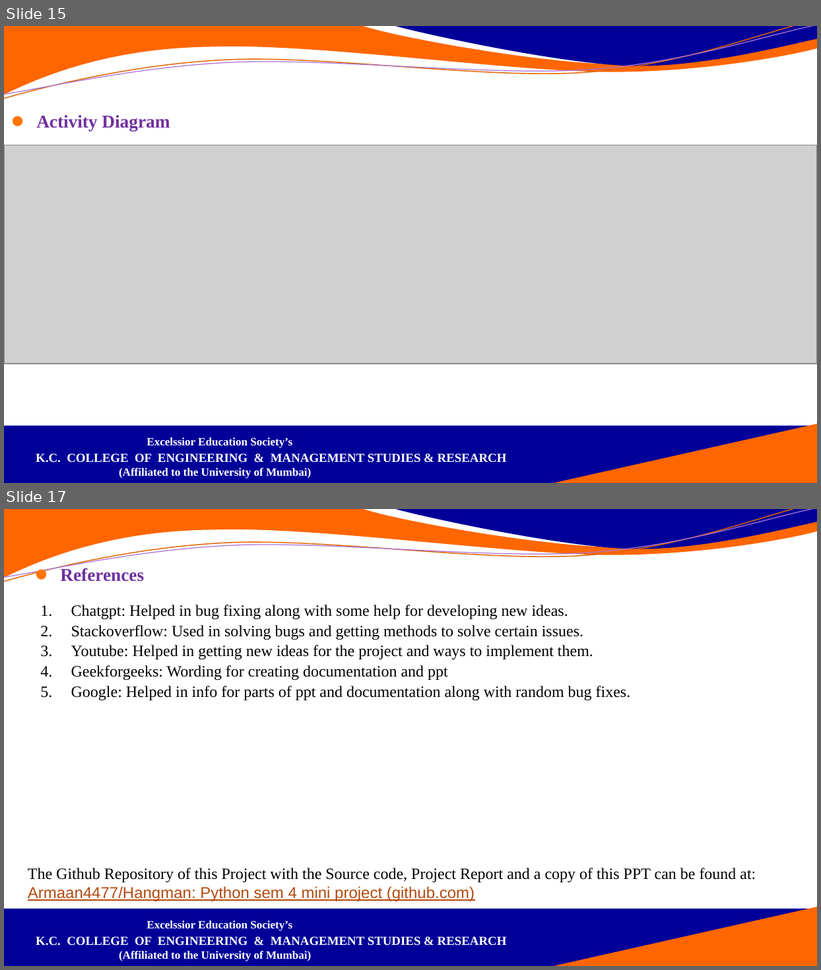
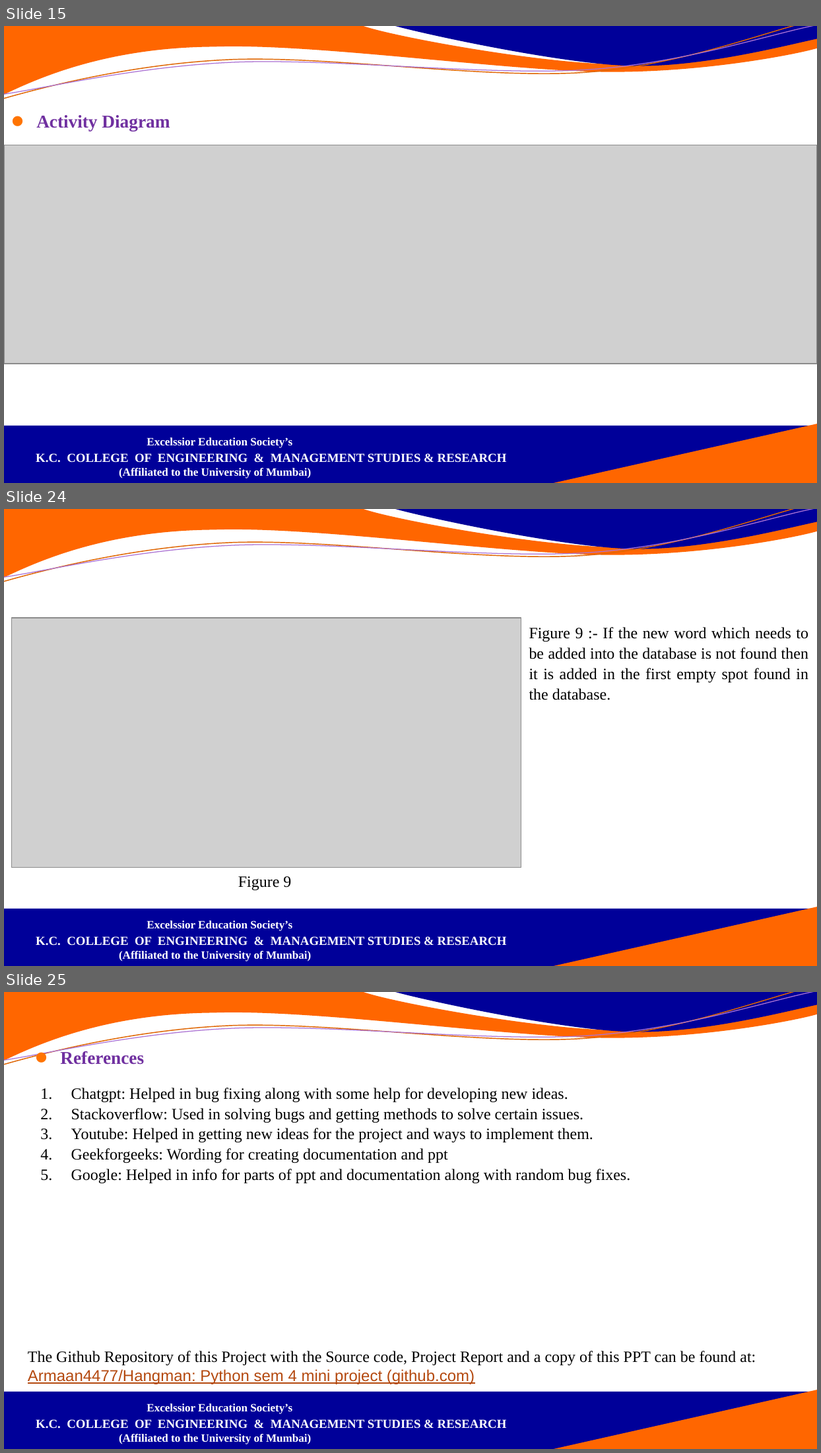
Before and after one commit to Armaan4477/Hangman, a slide deck: Documentation and ppt/PPT/Hangman_ppt.pptx. Shown one above the other, each under a label of ours: slides 15 and 17 before the commit, slides 15, 24 and 25 after it; the slides between them are not shown. The pictures are 821x970 and 821x1453 pixels, drawn with LibreOffice and Linux fonts; fonts in the diff are those of the drawing; grey boxes stand for pictures; background and template pictures are left out. Boxes give left, top, right and bottom in pixels: in the first picture for what was removed or moved away, otherwise in the second. Text is boxed around its words. In the diff, an @@ line names an element or a change of style, - is before the commit and + after.

```diff
--- a/Documentation and ppt/PPT/Hangman_ppt.pptx
+++ b/Documentation and ppt/PPT/Hangman_ppt.pptx
@@ slide 24 added at (x1=4, y1=509, x2=817, y2=966), background #FFFFFF; not listed: 6 template elements that a slide beside it also shows @@
@@ picture added at (x1=11, y1=618, x2=521, y2=869) @@
@@ text added at (x1=529, y1=627, x2=809, y2=700), 14 pt, text #000000 @@
+Figure 9 :- If the new word which needs to be added into the database is not found then it is added in the first empty spot found in the database.
@@ text added at (x1=238, y1=877, x2=291, y2=890), 14 pt, text #000000 @@
+Figure 9
@@ what was slide 17 is now slide 25 @@
```
Also in this commit, not shown: 8 other slides added, 1 slide removed.
